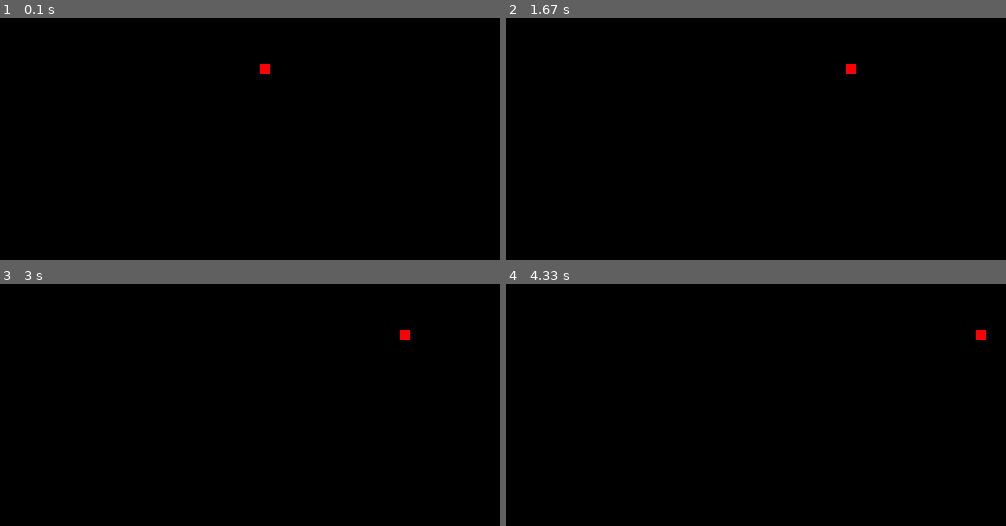
Above: before the commit, frames 1-4 (two rows, left to right).
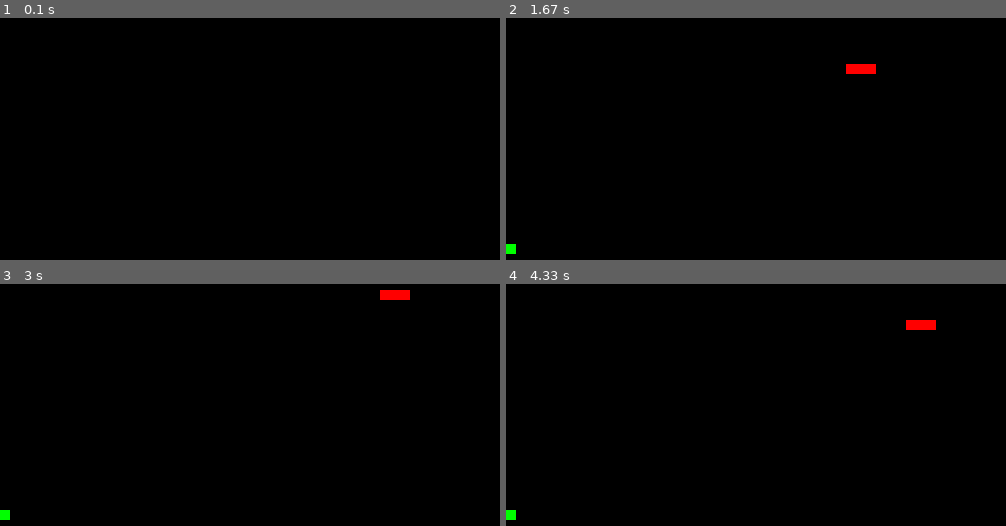
Above: after the commit, the same moments.

Repository: ddattero/Pygame-Snake
Game: pygame game, started from snake.py
Two runs of this game, one before a commit and one after it. Both use one fixed random seed, a clock stepped at 60 frames per second and the inputs below.
Inputs:
- Up to frame 1 (0.1 s): no input
- Up to frame 2 (1.67 s): hold A 0.33-0.8 s; hold Right 0.33-0.8 s; tap A at 0.83 s
- Up to frame 3 (3 s): hold Up 1.8-2.27 s; hold Right 2.3-2.77 s; hold Left from 2.8 s (still down)
- Up to frame 4 (4.33 s): release Left at 3.33 s; hold Down 3.37-3.77 s; hold Left 3.8-4.2 s; hold Up from 4.23 s (still down)

The runs differ from the first frame. In frame 1, less than 0.1% of the frame differs, in the area x 52-54%, y 19-24%; in frame 2, 0.2%; in frame 3, 0.4%, in the area x 0-82%, y 2-98%; in frame 4, 0.4%.

Commit message:
finished
added the food, fixed the keypress, improved responsiveness, added the ability to replay after losing, added the score as the caption

Diff:
--- a/snake.py
+++ b/snake.py
@@ -1,4 +1,5 @@
 import pygame
+from random import randint
 from time import sleep
 
 pygame.init()
@@ -15,13 +16,13 @@
 
 BG_COLOR = (0, 0, 0)
 
-FPS = 5
+FPS = 60
 
 clock = pygame.time.Clock()
 
 scr = pygame.display.set_mode((WIDTH, HEIGHT))
 
-pygame.display.set_caption('Snake')
+pygame.display.set_caption('Welcome to Snake')
 
 #snake is a list of rects and the direction of the head
 
@@ -30,29 +31,73 @@
 
 segs = []
 
+food = []
+
+AMT_FOOD = 1
+
 def start():
+    global dir
+    global segs
+    global food
     segs.append(pygame.Rect(WIDTH / 2, HEIGHT / 2, SIZE, SIZE))
-
+    add_food()
+    frames = 0
     run = True
+    rep = True
 
     while run:
+        frames += 1
+        for event in pygame.event.get():
+            if event.type == pygame.QUIT:
+                run = False
+                rep = False
+            if event.type == pygame.KEYDOWN:
+                if event.key == pygame.K_LEFT:
+                    if dir != 90:
+                        dir = 270
+                if event.key == pygame.K_RIGHT:
+                    if dir != 270:
+                        dir = 90
+                if event.key == pygame.K_UP:
+                    if dir != 180:
+                        dir = 0
+                if event.key == pygame.K_DOWN:
+                    if dir != 0:
+                        dir = 180
+                if event.key == pygame.K_a:
+                    add_seg()
+                if event.key == pygame.K_ESCAPE:
+                    run = False
+                    rep = False
+        print("")
+        if frames == 10:
+            frames = 1
+            pygame.display.set_caption("Score: " + str(len(segs)))
+            eat()
+            add_food()
+            move()
+            draw()
+            if run == True:
+                run = not(game_over())
+        clock.tick(FPS)
+
+    pygame.display.set_caption("Score: " + str(len(segs)) + ". Press ENTER to play again, ESC to exit.")
+
+
+
+    while rep:
         for event in pygame.event.get():
             if event.type == pygame.QUIT:
                 run = False
             if event.type == pygame.KEYDOWN:
-                if event.key == pygame.K_LEFT:
-                    dir = 270
-                if event.key == pygame.K_RIGHT:
+                if event.key == pygame.K_RETURN:
+                    segs = []
+                    food = []
                     dir = 90
-                if event.key == pygame.K_UP:
-                    dir = 0
-                if event.key == pygame.K_DOWN:
-                    dir = 180
-
-
-        move()
-        draw()
-        clock.tick(FPS)
+                    start()
+                    rep = False
+                if event.key == pygame.K_ESCAPE:
+                    rep = False
 
 
 
@@ -60,13 +105,19 @@
 def draw():
     scr.fill(BG_COLOR)
 
+    for f in food:
+        pygame.draw.rect(scr, FOOD_COLOR, f)
+
     for s in segs:
         pygame.draw.rect(scr, SEG_COLOR, s)
 
     pygame.display.flip()
 
 def move():
-    print(dir)
+
+    prevx = segs[0].x
+    prevy = segs[0].y
+
     if dir == 90:
         segs[0] = segs[0].move(10, 0)
     elif dir == 270:
@@ -76,29 +127,40 @@
     elif dir == 180:
         segs[0] = segs[0].move(0, 10)
 
+    if len(segs) > 1:
+        for i in range(1, len(segs)):
+            x = prevx
+            y = prevy
+            prevx = segs[i].x
+            prevy = segs[i].y
+            segs[i] = segs[i].move(x - prevx, y - prevy)
 
+def add_seg():
+    segs.append(segs[len(segs) - 1].copy())
 
+def game_over():
+    for i in segs:
+        for j in segs:
+            if not(i is j) and ((i.x == j.x) and (i.y == j.y)):
+                print("seg collision")
+                return True
 
+    if segs[0].x > WIDTH or segs[0].x < 0 or segs[0].y > HEIGHT or segs[0].y < 0:
+        print("out of bounds")
+        return True
 
+def add_food():
+    if len(food) < AMT_FOOD:
+        x = randint(0, WIDTH/SIZE)
+        y = randint(0, HEIGHT/SIZE)
 
+        food.append(pygame.Rect(x*SIZE, y*SIZE, SIZE, SIZE))
 
-
-
-
-
-
-
-
-
-
-
-
-
-
-
-
-
-
+def eat():
+    for f in food:
+        if (f.x == segs[0].x) and (f.y == segs[0].y):
+            food.remove(f)
+            add_seg()
 
 
 
